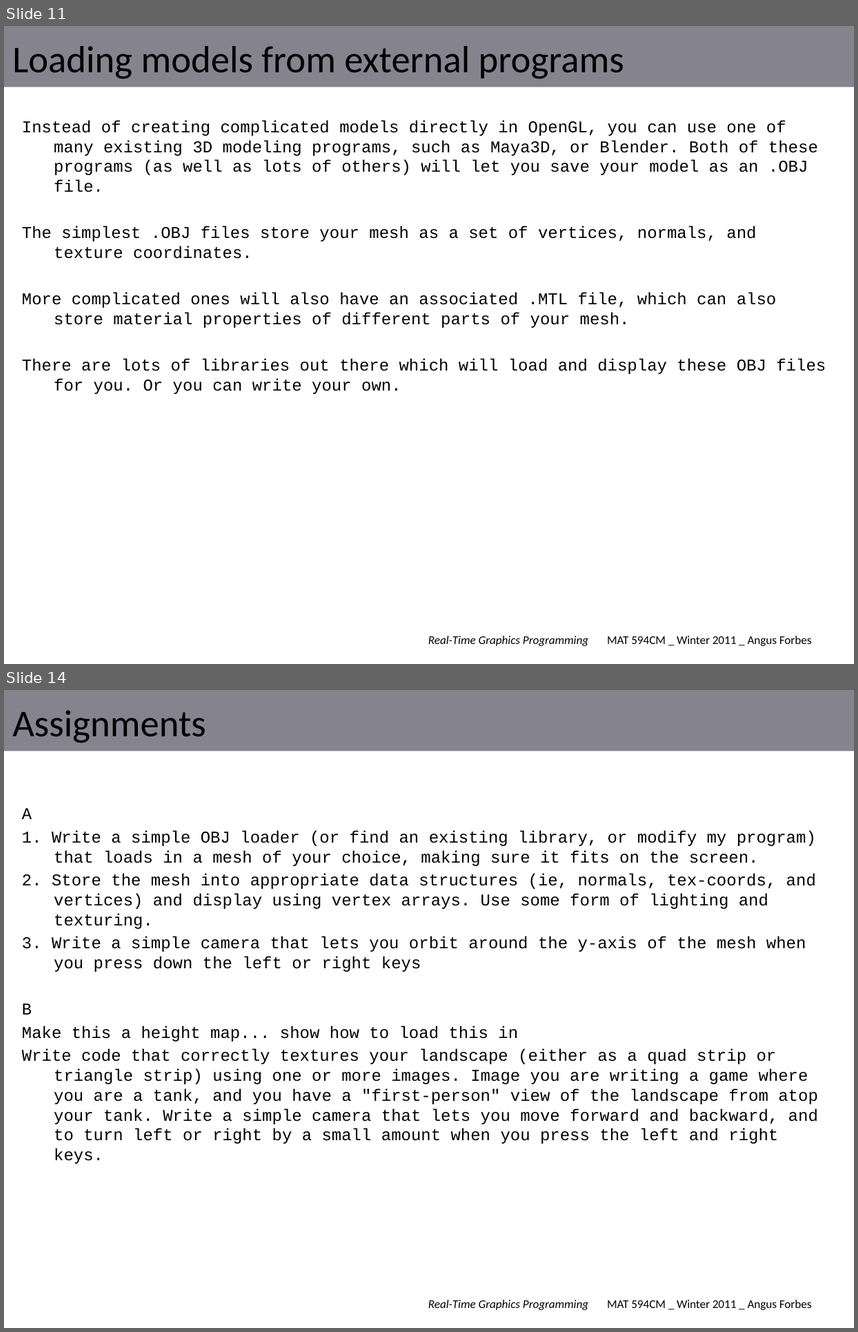
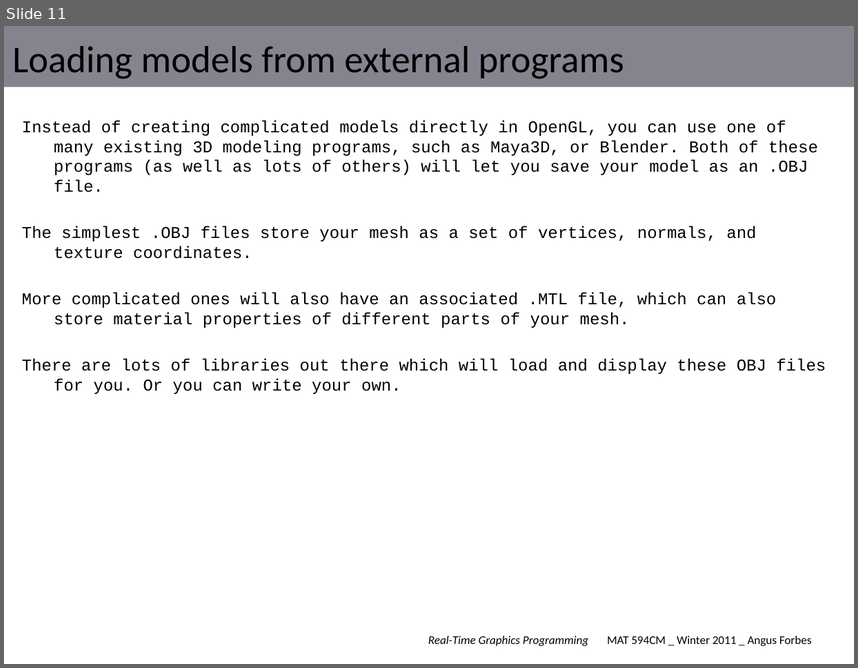
Before and after one commit to angusforbes/mat594cm, a slide deck: slides/week2.pptx. Shown one above the other, each under a label of ours: slides 11 and 14 before the commit, slide 11 after it; the slides between them are not shown. The pictures are 858x1332 and 858x668 pixels, drawn with LibreOffice and Linux fonts; fonts in the diff are those of the drawing. Boxes give left, top, right and bottom in pixels: in the first picture for what was removed or moved away, otherwise in the second. Text is boxed around its words. In the diff, an @@ line names an element or a change of style, - is before the commit and + after.

```diff
--- a/slides/week2.pptx
+++ b/slides/week2.pptx
@@ slide 14 removed at [4, 690, 854, 1328], background #FFFFFF; not listed: 2 template elements that a slide beside it also shows @@
@@ title removed at [12, 710, 205, 743] @@
-Assignments
@@ text removed at [22, 808, 818, 1163] @@
-A
-1. Write a simple OBJ loader (or find an existing library, or modify my program) that loads in a mesh of your choice, making sure it fits on the screen.
-2. Store the mesh into appropriate data structures (ie, normals, tex-coords, and vertices) and display using vertex arrays. Use some form of lighting and texturing.
-3. Write a simple camera that lets you orbit around the y-axis of the mesh when you press down the left or right keys
-B
-Make this a height map... show how to load this in
-Write code that correctly textures your landscape (either as a quad strip or triangle strip) using one or more images. Image you are writing a game where you are a tank, and you have a "first-person" view of the landscape from atop your tank. Write a simple camera that lets you move forward and backward, and to turn left or right by a small amount when you press the left and right keys.
```
Also in this commit, not shown: 1 slide changed, 3 other slides removed, 7 other files.
